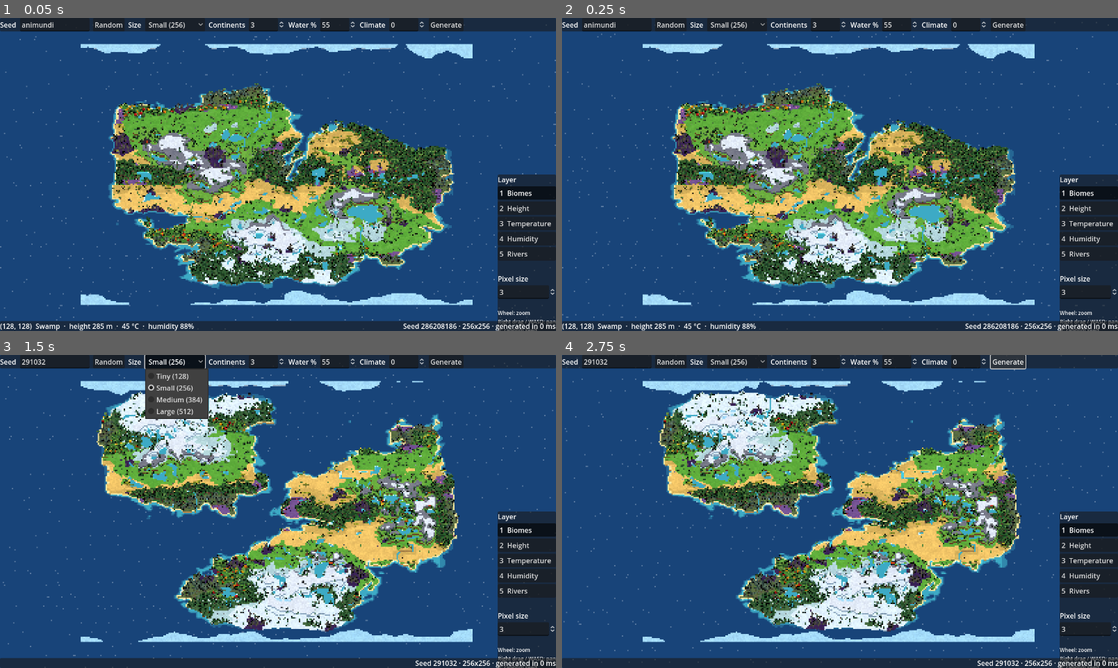
Above: before the commit, frames 1-4 (two rows, left to right).
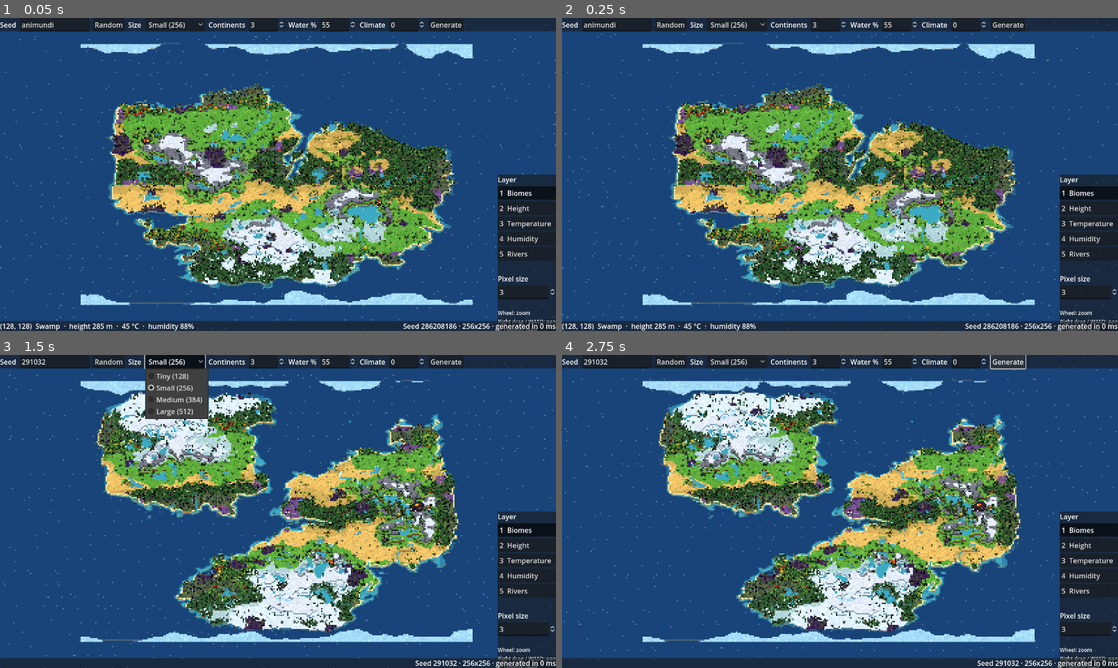
Above: after the commit, the same moments.

Repository: criptore/animundi
Game: Godot game, scene res://scenes/main.tscn
The game is run twice, just before and just after one commit, with the same random seed, the same clock (stepped at 60 frames per second) and the same inputs.
Inputs:
- Up to frame 1 (0.05 s): no input
- Up to frame 2 (0.25 s): no input
- Up to frame 3 (1.5 s): click "Random" at 0.5 s; click "Small (256)" at 1.25 s
- Up to frame 4 (2.75 s): click "Generate" at 2 s

The runs differ from the first frame. In frame 1, 9.6% of the frame differs, in the area x 14-86%, y 8-92%; in frame 2, 9.6%; in frame 3, 7.2%; in frame 4, 7.3%.

Commit message:
Finish 0.1 visuals: volcano cones, tile patterns, water reflections; add roadmap
- docs/ROADMAP.md: the steps to 1.0, ticked as they land.
- Volcanic tiles rise into a stepped cone around each volcano with the
  lava in a crater on top (3x3 lava pool).
- Tile tops carry pixel patterns from their biome (grass tufts, forest
  litter, sand ripples, snow sparkles, rock cracks, glowing moving
  lava); cliff faces get rock strata.
- Water reflects the world: a camera mirrored under the water plane
  renders the scene (water excluded by render layer) into a texture the
  water shader reads at the flipped screen position, with a pixel ripple.
- The screenshot tool can centre on a volcano.

Co-Authored-By: Claude Opus 5.5 <noreply@anthropic.com>
Claude-Session: https://claude.ai/code/session_01GoyuuhY9JrMPE9JVSkrvu8

Diff:
--- a/scripts/main.gd
+++ b/scripts/main.gd
@@ -13,6 +13,9 @@
 const SceneStyle = preload("res://scripts/render3d/scene_style.gd")
 const Hud = preload("res://scripts/ui/hud.gd")
 
+## Render layer of the water surfaces, hidden from the reflection camera.
+const WATER_LAYER := 2
+
 var settings := WorldSettings.new()
 var world: WorldData
 var renderer := MapRenderer.new()
@@ -27,6 +30,9 @@
 var _ocean := MeshInstance3D.new()
 var _vegetation := Node3D.new()
 var _camera := PixelCamera.new()
+## Renders the scene mirrored under the water plane, for water reflections.
+var _reflection := SubViewport.new()
+var _reflection_camera := Camera3D.new()
 var _hud := Hud.new()
 var _style := SceneStyle.new()
 var _dragging := false
@@ -54,6 +60,20 @@
 	for node in [_terrain, _ocean, _vegetation, _camera]:
 		_viewport.add_child(node)
 	_camera.current = true
+
+	# Reflections: a camera mirrored under the water plane renders the same world (water itself
+	# excluded through its render layer) into a transparent texture the water shader reads.
+	_ocean.layers = WATER_LAYER
+	_reflection.transparent_bg = true
+	_reflection.msaa_3d = Viewport.MSAA_DISABLED
+	_reflection.render_target_update_mode = SubViewport.UPDATE_ALWAYS
+	_viewport.add_child(_reflection)
+	_reflection_camera.projection = Camera3D.PROJECTION_ORTHOGONAL
+	_reflection_camera.cull_mask = 0xFFFFF & ~WATER_LAYER
+	_reflection_camera.current = true
+	_reflection.add_child(_reflection_camera)
+	_style.water.set_shader_parameter("reflection", _reflection.get_texture())
+	_style.water.set_shader_parameter("has_reflection", true)
 
 	_hud.settings = settings
 	_hud.generate_requested.connect(generate)
@@ -117,6 +137,7 @@
 func _process(_delta: float) -> void:
 	if world == null:
 		return
+	_update_reflection()
 	var close := _camera.world_per_pixel() < GROUND_COVER_MAX_PIXEL
 	for node in _ground_cover:
 		node.visible = close
@@ -130,6 +151,19 @@
 	_hud.set_hover_text("(%d, %d)  %s  ·  height %s  ·  %d °C  ·  humidity %d%%" % [
 		tile.x, tile.y, Biomes.NAMES[world.biome[i]], height_text,
 		roundi(lerpf(-30.0, 45.0, world.temperature[i])), roundi(world.humidity[i] * 100.0)])
+
+
+## Keeps the reflection camera the mirror image of the game camera across the water plane (y = 0).
+func _update_reflection() -> void:
+	if _reflection.size != _viewport.size:
+		_reflection.size = _viewport.size
+	var p := _camera.global_position
+	_reflection_camera.global_transform = Transform3D(
+			Basis.from_euler(Vector3(deg_to_rad(-PixelCamera.PITCH), deg_to_rad(PixelCamera.YAW), 0.0)),
+			Vector3(p.x, -p.y, p.z))
+	_reflection_camera.size = _camera.size
+	_reflection_camera.near = _camera.near
+	_reflection_camera.far = _camera.far
 
 
 ## Tile under a screen position, or (-1, -1): walks the camera ray until it goes under the ground.
--- a/scripts/render3d/terrain_builder.gd
+++ b/scripts/render3d/terrain_builder.gd
@@ -18,9 +18,15 @@
 const ICE_HEIGHT := 0.06
 ## Bottom of the cliff faces at the map edge.
 const FLOOR := -3.0
+## Volcano cones rise this high above the ground at their centre and spread this far (tiles).
+const VOLCANO_HEIGHT := 2.4
+const VOLCANO_RADIUS := 5.5
 ## For hover picking: highest and lowest ground.
-const TOP := 2.3
+const TOP := 2.3 + VOLCANO_HEIGHT
 const BOTTOM := -1.4
+
+## Surface pattern drawn by shaders/terrain.gdshader on tile tops (UV.x); cliff faces have UV.y = 1.
+enum Pattern { PLAIN, GRASS, SAND, SNOW, ROCK, LAVA, FOREST_FLOOR }
 
 
 static func ground_height(world: WorldData, i: int) -> float:
@@ -29,13 +35,47 @@
 	return LEVEL_HEIGHT[world.level[i]]
 
 
-## Ground height of every tile, used for meshes, vegetation and mouse picking.
+## Ground height of every tile, used for meshes, vegetation and mouse picking. Volcanic tiles
+## rise into a stepped cone around each volcano, with the lava sitting in a crater at the top.
 static func heights(world: WorldData) -> PackedFloat32Array:
 	var h := PackedFloat32Array()
 	h.resize(world.size())
 	for i in world.size():
 		h[i] = ground_height(world, i)
+	for c in world.volcanoes:
+		var cx := c % world.width
+		var cz := c / world.width
+		var r := ceili(VOLCANO_RADIUS)
+		for dz in range(-r, r + 1):
+			for dx in range(-r, r + 1):
+				if not world.in_bounds(cx + dx, cz + dz):
+					continue
+				var j := world.index(cx + dx, cz + dz)
+				var b := world.biome[j]
+				if b != Biomes.VOLCANIC and b != Biomes.LAVA:
+					continue
+				var d := Vector2(dx, dz).length()
+				if b == Biomes.LAVA:
+					d = 2.6  # crater floor: lower than the rim around it
+				h[j] = maxf(h[j], ground_height(world, j) + VOLCANO_HEIGHT * clampf(1.0 - d / VOLCANO_RADIUS, 0.0, 1.0))
 	return h
+
+
+static func pattern(b: int) -> int:
+	match b:
+		Biomes.GRASSLAND, Biomes.MEADOW, Biomes.HILLS:
+			return Pattern.GRASS
+		Biomes.FOREST, Biomes.JUNGLE, Biomes.TAIGA, Biomes.SWAMP, Biomes.MUSHROOM, Biomes.CURSED:
+			return Pattern.FOREST_FLOOR
+		Biomes.BEACH, Biomes.DESERT, Biomes.SAVANNA, Biomes.WATER, Biomes.DEEP_WATER:
+			return Pattern.SAND
+		Biomes.SNOW, Biomes.ICE, Biomes.TUNDRA, Biomes.PEAK:
+			return Pattern.SNOW
+		Biomes.MOUNTAIN, Biomes.VOLCANIC:
+			return Pattern.ROCK
+		Biomes.LAVA:
+			return Pattern.LAVA
+	return Pattern.PLAIN
 
 
 ## Ground height under a point: the top of the tile it stands on (terraces are flat).
@@ -70,6 +110,7 @@
 	var verts := PackedVector3Array()
 	var normals := PackedVector3Array()
 	var colors := PackedColorArray()
+	var uvs := PackedVector2Array()
 	var jitter := FastNoiseLite.new()
 	jitter.seed = world.seed_value
 	jitter.frequency = 0.15
@@ -87,7 +128,8 @@
 				c = Color(base.r + v, base.g + v, base.b + v * 0.5)
 			else:
 				c = renderer.layer_color(world, i, layer)
-			_quad(verts, normals, colors, Vector3(x - 0.5, top, z - 0.5), Vector3(1, 0, 0), Vector3(0, 0, 1), Vector3.UP, c)
+			var top_uv := Vector2(pattern(world.biome[i]) if layer == "Biomes" else Pattern.PLAIN, 0.0)
+			_quad(verts, normals, colors, uvs, Vector3(x - 0.5, top, z - 0.5), Vector3(1, 0, 0), Vector3(0, 0, 1), Vector3.UP, c, top_uv)
 			var wall: Color = side_color(world.biome[i]) if layer == "Biomes" or renderer == null else c.darkened(0.3)
 			for s in sides:
 				var d: Vector2i = s[0]
@@ -100,12 +142,14 @@
 				# A vertical face along the tile edge on side n, from `below` up to `top`.
 				var centre := Vector3(x, 0, z) + n * 0.5
 				var along := Vector3(-n.z, 0, n.x)
-				_quad(verts, normals, colors, centre - along * 0.5 + Vector3(0, below, 0), along, Vector3(0, top - below, 0), n, wall)
+				_quad(verts, normals, colors, uvs, centre - along * 0.5 + Vector3(0, below, 0), along,
+						Vector3(0, top - below, 0), n, wall, Vector2(0.0, 1.0))
 	var arrays := []
 	arrays.resize(Mesh.ARRAY_MAX)
 	arrays[Mesh.ARRAY_VERTEX] = verts
 	arrays[Mesh.ARRAY_NORMAL] = normals
 	arrays[Mesh.ARRAY_COLOR] = colors
+	arrays[Mesh.ARRAY_TEX_UV] = uvs
 	var mesh := ArrayMesh.new()
 	mesh.add_surface_from_arrays(Mesh.PRIMITIVE_TRIANGLES, arrays)
 	return mesh
@@ -113,7 +157,8 @@
 
 ## Appends the quad origin, origin+u, origin+v, origin+u+v (two triangles, facing `normal`).
 static func _quad(verts: PackedVector3Array, normals: PackedVector3Array, colors: PackedColorArray,
-		origin: Vector3, u: Vector3, v: Vector3, normal: Vector3, color: Color) -> void:
+		uvs: PackedVector2Array, origin: Vector3, u: Vector3, v: Vector3, normal: Vector3, color: Color,
+		uv: Vector2) -> void:
 	var a := origin
 	var b := origin + u
 	var c := origin + v
@@ -124,6 +169,7 @@
 		verts.append(p)
 		normals.append(normal)
 		colors.append(color)
+		uvs.append(uv)
 
 
 ## Ground heights as a float texture (one texel per tile) for the water shader's depth and foam.
--- a/scripts/world/world_generator.gd
+++ b/scripts/world/world_generator.gd
@@ -516,7 +516,7 @@
 				if world.is_water(j):
 					continue
 				var d := sqrt(dx * dx + dy * dy)
-				if d <= 1.0:
+				if d <= 1.5:
 					world.biome[j] = Biomes.LAVA
 				elif d <= radius - v_rng.randf() * 1.5:
 					world.biome[j] = Biomes.VOLCANIC
--- a/shaders/terrain.gdshader
+++ b/shaders/terrain.gdshader
@@ -1,13 +1,15 @@
-// Terrain: biome colour (vertex colour) with a fine world-space pixel grain, lit in soft bands
-// with shadows, so the low-resolution render reads as pixel art.
+// Terrain: biome colour (vertex colour) with a pixel pattern painted in world space, lit in soft
+// bands with shadows. Tile tops carry their pattern in UV.x (TerrainBuilder.Pattern): grass tufts,
+// forest-floor litter, sand ripples, snow sparkles, rock cracks, moving lava. Cliff faces (UV.y = 1)
+// get rock strata.
 shader_type spatial;
 render_mode cull_back;
 
 #include "res://shaders/toon.gdshaderinc"
 
-uniform float grain = 0.08;
-// Grain cells per tile: the "pixels" painted on the ground.
-uniform float grain_scale = 3.0;
+// Pattern pixels per tile.
+uniform float pixels = 8.0;
+uniform float grain = 0.06;
 
 varying vec3 world_pos;
 
@@ -16,13 +18,54 @@
 }
 
 void fragment() {
-	float n = hash12(floor(world_pos.xz * grain_scale));
-	ALBEDO = COLOR.rgb * (1.0 - grain * 0.5 + grain * n);
+	vec3 c = COLOR.rgb;
+	vec2 cell = floor(world_pos.xz * pixels);
+	float n = hash12(cell);
+	c *= 1.0 - grain * 0.5 + grain * hash12(cell + 91.0);
+	if (UV.y > 0.5) {
+		// Cliff face: horizontal strata and a few stones.
+		float y = world_pos.y * pixels * 0.5;
+		float strata = step(0.82, fract(y));
+		c *= 1.0 - 0.14 * strata;
+		vec2 face = floor(vec2(world_pos.x + world_pos.z, world_pos.y) * pixels);
+		c *= hash12(face) > 0.93 ? 0.8 : 1.0;
+	} else {
+		int p = int(UV.x + 0.5);
+		if (p == 1) {
+			// Grass: light blade tips and dark tufts.
+			c *= n > 0.88 ? 1.13 : (n < 0.07 ? 0.84 : 1.0);
+		} else if (p == 6) {
+			// Forest floor: dark leaf litter, a few lit spots.
+			c *= n > 0.86 ? 0.8 : (n < 0.06 ? 1.1 : 1.0);
+		} else if (p == 2) {
+			// Sand: diagonal ripples, pebbles.
+			float r = fract(world_pos.x * 0.9 + world_pos.z * 2.2 + sin(world_pos.x * 0.7) * 0.35);
+			c *= step(r, 0.14) > 0.5 ? 0.9 : 1.0;
+			c *= n > 0.97 ? 0.8 : 1.0;
+		} else if (p == 3) {
+			// Snow and ice: sparkles and soft blue hollows.
+			c *= n > 0.95 ? 1.12 : (n < 0.08 ? 0.93 : 1.0);
+		} else if (p == 4) {
+			// Rock: cracks along a coarse grid, light chips.
+			vec2 g = world_pos.xz * 3.0;
+			bool crack = (fract(g.x) < 0.12 && hash12(floor(g) + 7.0) > 0.55)
+					|| (fract(g.y) < 0.12 && hash12(floor(g) + 13.0) > 0.6);
+			c *= crack ? 0.74 : (n > 0.92 ? 1.12 : 1.0);
+		} else if (p == 5) {
+			// Lava: slow bright veins over dark crust, glowing.
+			float v = sin(world_pos.x * 2.1 + TIME * 0.9) + sin(world_pos.z * 2.6 - TIME * 1.1)
+					+ sin((world_pos.x + world_pos.z) * 1.3 + TIME * 0.5);
+			v = floor(v * 2.0) / 2.0;
+			c = v > 1.0 ? vec3(1.0, 0.82, 0.3) : (v < -1.0 ? vec3(0.35, 0.1, 0.06) : c);
+			EMISSION = c * 0.8;
+		}
+	}
+	ALBEDO = c;
 	ROUGHNESS = 1.0;
 	SPECULAR = 0.0;
 }
 
 void light() {
-	float d = hash12(floor(world_pos.xz * grain_scale) + 17.0);
+	float d = hash12(floor(world_pos.xz * pixels) + 17.0);
 	DIFFUSE_LIGHT += toon_light(NORMAL, LIGHT, ATTENUATION, LIGHT_COLOR, d);
 }
--- a/shaders/water.gdshader
+++ b/shaders/water.gdshader
@@ -1,5 +1,6 @@
 // Water: colour from the real depth (water surface minus ground, read from the heightmap),
-// moving glints, and foam breathing along the shore. Unshaded, in flat colour bands.
+// reflections of the shores, trees and people (a mirrored camera renders them into `reflection`;
+// see main.gd), moving glints, and foam breathing along the shore. Unshaded, in flat colour bands.
 shader_type spatial;
 render_mode unshaded, cull_disabled;
 
@@ -12,6 +13,9 @@
 uniform vec4 foam_color : source_color = vec4(0.93, 0.98, 1.0, 1.0);
 // Depth (in tiles) at which water reaches its deepest colour.
 uniform float full_depth = 1.5;
+uniform bool has_reflection = false;
+uniform sampler2D reflection : filter_nearest, repeat_disable;
+uniform float reflection_strength = 0.45;
 
 varying vec3 world_pos;
 
@@ -29,6 +33,15 @@
 	float band = floor(clamp(depth / full_depth, 0.0, 1.0) * 4.0 + 0.5) / 4.0;
 	vec3 c = mix(shallow_color.rgb, deep_color.rgb, band);
 
+	if (has_reflection) {
+		// The mirrored camera's image is upside down: read it at the flipped screen position,
+		// shifted by a small horizontal ripple in whole render pixels.
+		vec2 px = 1.0 / vec2(textureSize(reflection, 0));
+		float ripple = floor(sin(world_pos.z * 6.0 + TIME * 2.0) * 1.5 + 0.5);
+		vec4 r = texture(reflection, vec2(SCREEN_UV.x + ripple * px.x, 1.0 - SCREEN_UV.y));
+		c = mix(c, r.rgb * 0.85 + c * 0.15, r.a * reflection_strength);
+	}
+
 	// Glints: short horizontal streaks drifting with the waves.
 	vec2 cell = floor(world_pos.xz * vec2(1.5, 4.0));
 	float wave = sin(world_pos.x * 0.7 + TIME * 1.4 + sin(world_pos.z * 0.5 + TIME * 0.6) * 2.0)
--- a/tools/screenshot.gd
+++ b/tools/screenshot.gd
@@ -1,5 +1,6 @@
 ## Opens the game, waits for the world to be shown, saves a screenshot and quits.
-##   godot --path . --script res://tools/screenshot.gd -- <out.png> [seed] [zoom]
+##   godot --path . --script res://tools/screenshot.gd -- <out.png> [seed] [zoom] [volcano]
+## With "volcano", the view is centred on the world's first volcano.
 ## Needs a display (use xvfb-run on a headless machine).
 extends SceneTree
 
@@ -26,6 +27,10 @@
 	_frames += 1
 	if _frames == 2 and _zoom > 0.0:
 		_main._camera.zoom_by(_zoom)
+		var args := OS.get_cmdline_user_args()
+		if args.size() > 3 and args[3] == "volcano" and _main.world.volcanoes.size() > 0:
+			var v: int = _main.world.volcanoes[0]
+			_main._camera.frame(Vector3(v % _main.world.width, 0, v / _main.world.width), _main._camera.ortho_size)
 	if _frames == 12:
 		root.get_viewport().get_texture().get_image().save_png(_out)
 		print("saved ", _out)
Binary file changed: docs/images/world_0.1.png
Not shown, added: docs/ROADMAP.md
